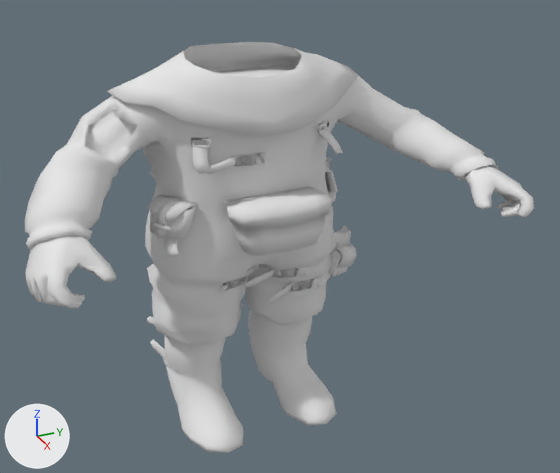
What one commit did to the glTF model zone_assets/model_export/c_zom_dlc0_zom_haz_body2_swellS05_lod0.glb.
One viewpoint serves both versions: a camera (50 mm lens) standing at (124.6, -50.4, 101.2) and looking at (5.3, 3.3, 41.6). Lighting does not change. The marker at lower left points along +X, +Y and +Z. The picture after the commit comes second. Vertices at exactly the same position are counted once.

Objects in the first picture: 'surf0', 'surf1'.
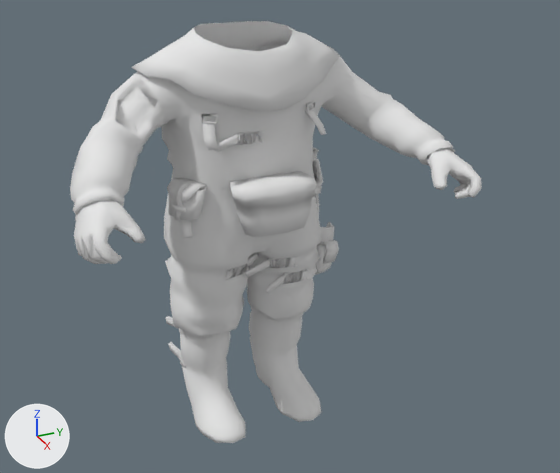
Pixel boxes (x1, y1, x2, y2) of what changed, in the pictures (560 x 473 px):
'surf1', rescaled (19% narrower)
    before: (25, 42, 534, 453)
    after: (70, 21, 482, 443)
'surf0', reshaped (16% narrower)
    before: (354, 74, 404, 130)
    after: (337, 57, 379, 114)

Diff of the bpy script that builds the scene:
```diff
--- a/zone_assets/model_export/c_zom_dlc0_zom_haz_body2_swellS05_lod0.glb.py
+++ b/zone_assets/model_export/c_zom_dlc0_zom_haz_body2_swellS05_lod0.glb.py
@@ me_mesh_0 @@
 # used by ob_surf0; location = (0.0, 0.0, 0.0)
-me_mesh_0.from_pydata(...)  # 11 vertices, 11 faces; spans x -4.65..3.28, y 20.19..31.73, z 58.56..67.87
-me_mesh_0.vertices[0].co = (2.24, 23.07, 60.53)  # pixel (369, 120)
-me_mesh_0.vertices[1].co = (1.53, 24.77, 62.77)  # pixel (376, 106)
-me_mesh_0.vertices[2].co = (-1.57, 26.69, 64.49)  # pixel (377, 93)
-me_mesh_0.vertices[3].co = (-4.65, 27.52, 64.67)  # pixel (372, 88)
-me_mesh_0.vertices[4].co = (1.06, 20.96, 64.74)  # pixel (357, 98)
-me_mesh_0.vertices[5].co = (3.28, 29.24, 60.53)  # pixel (400, 118)
-me_mesh_0.vertices[6].co = (3.05, 26.34, 58.56)  # pixel (386, 129)
-me_mesh_0.vertices[7].co = (0.44, 31.73, 61.69)  # pixel (404, 107)
-me_mesh_0.vertices[8].co = (-4.26, 23.72, 67.87)  # pixel (357, 74)
-me_mesh_0.vertices[9].co = (-1.38, 22.18, 66.72)  # pixel (357, 84)
-me_mesh_0.vertices[10].co = (1.35, 20.19, 62.31)  # pixel (354, 111)
+me_mesh_0.from_pydata(...)  # 11 vertices, 11 faces; spans x -3.8..2.68, y 16.51..25.95, z 61.96..71.81
+# me_mesh_0 part 1
+me_mesh_0.vertices[0].co = (1.83, 18.87, 64.04)  # pixel (349, 104)
+me_mesh_0.vertices[1].co = (1.25, 20.26, 66.41)  # pixel (355, 89)
+me_mesh_0.vertices[2].co = (-1.28, 21.82, 68.22)  # pixel (356, 76)
+me_mesh_0.vertices[3].co = (-3.8, 22.51, 68.42)  # pixel (352, 72)
+me_mesh_0.vertices[4].co = (0.87, 17.14, 68.49)  # pixel (339, 79)
+me_mesh_0.vertices[5].co = (2.68, 23.91, 64.04)  # pixel (375, 102)
+me_mesh_0.vertices[6].co = (2.49, 21.55, 61.96)  # pixel (363, 114)
+me_mesh_0.vertices[7].co = (0.36, 25.95, 65.26)  # pixel (379, 91)
+me_mesh_0.vertices[8].co = (-3.48, 19.4, 71.81)  # pixel (339, 56)
+me_mesh_0.vertices[9].co = (-1.13, 18.14, 70.58)  # pixel (339, 65)
+me_mesh_0.vertices[10].co = (1.11, 16.51, 65.92)  # pixel (336, 94)
 me_mesh_0.materials.append(mat_mc_mtl_c_zom_dlc0_zombie_hazmat_head_mask)
@@ me_mesh_1 @@
 # used by ob_surf1; location = (0.0, 0.0, 0.0)
-me_mesh_1.from_pydata(...)  # 2462 vertices, 4601 faces; spans x -19.9..30.2, y -43.1..43.3, z 0.0..73.8
+me_mesh_1.from_pydata(...)  # 2462 vertices, 4601 faces; spans x -16.3..24.7, y -35.2..35.4, z -0.1..78.1
+# me_mesh_1 part 2: the whole mesh is scaled about its middle by (0.818, 0.818, 1.06), then moved by (-0.9, 0.0, 2.1)
 me_mesh_1.materials.append(mat_mc_mtl_c_zom_dlc0_zombie_hazmat_body_2)
```
